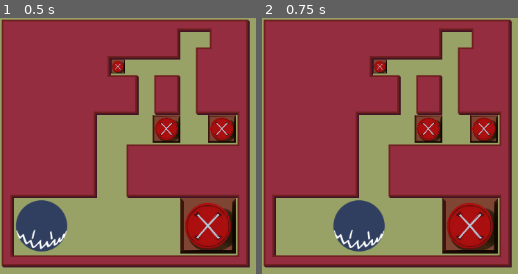
Above: before the commit, frames 1-2 (left to right).
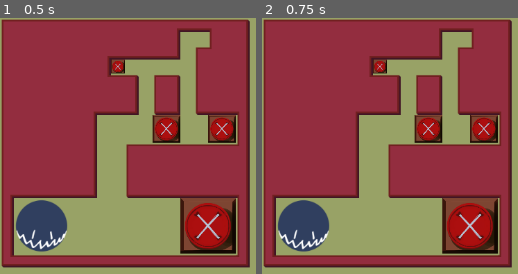
Above: after the commit, the same moments.

Repository: hulien22/gmtk2024
Game: Godot game, scene res://scenes/main.tscn
Two runs of this game, one before a commit and one after it. Both use one fixed random seed, a clock stepped at 60 frames per second and the inputs below.
Inputs:
- Up to frame 1 (0.5 s): no input
- Up to frame 2 (0.75 s): tap Enter (ui_accept) at 0.5 s; hold Right (ui_right) from 0.53 s (still down); hold X (ToggleSwitch) from 0.53 s (still down)

Frame 1 is identical in both runs. In frame 2, 6.4% of the frame differs, in the area x 6-49%, y 71-92%.

Commit message:
animation events

Diff:
--- a/scenes/rendered_level.tscn
+++ b/scenes/rendered_level.tscn
@@ -453,6 +453,7 @@
 script = ExtResource("3_avu2h")
 
 [node name="TileMapLayer" type="TileMapLayer" parent="."]
+visible = false
 
 [node name="GridOffset" type="Node2D" parent="."]
 
--- /dev/null
+++ b/scripts/animation_event.gd
@@ -0,0 +1,23 @@
+extends Resource
+class_name AnimationEvent
+
+enum AnimationType {
+	MOVED,
+	CRUSHED,
+	ACTIVATED,
+	DEACTIVATED,
+	# For the smaller guy
+	SPAWNED,
+	RETURNED,
+	# For the larger body
+	DECAPITATE,
+	REVIVE,
+}
+
+@export var obj_type: TileObj.TileType
+@export var posn: Vector2i
+@export var anim_type: AnimationType
+
+@export var new_posn: Vector2i
+@export var direction: Enums.Direction
+@export var size: TileObj.TileSize
--- a/scripts/level.gd
+++ b/scripts/level.gd
@@ -1,4 +1,6 @@
 class_name Level
+
+var rendered_level: RenderedLevel
 
 var starting_state: LevelState
 var state_stack: Array[LevelState] = []
@@ -7,6 +9,9 @@
 var level_name: String = "Unnamed Level"
 var width:int
 var height:int
+
+var animation_events: Array[AnimationEvent]
+
 # don't show flag when the stage has been completed once
 var completed:bool = false
 var dead:bool = false
@@ -25,14 +30,22 @@
 	return state_stack.back()
 
 func TryMove(dir: Enums.Direction) -> bool:
+	if dead:
+		return false
+
 	var cur_state: LevelState = CurrentState()
-
-	if dead:
-		return false
 
 	var player_body_obj: PlayerBodyObj = WillPlayerRejoin(dir)
 	if player_body_obj != null:
 		var new_state: LevelState = cur_state.custom_duplicate()
+
+		var smallplayer_anim: AnimationEvent = AnimationEvent.new()
+		smallplayer_anim.anim_type = AnimationEvent.AnimationType.RETURNED
+		smallplayer_anim.obj_type = TileObj.TileType.PLAYER
+		smallplayer_anim.posn = new_state.player.posn
+		smallplayer_anim.new_posn = player_body_obj.posn
+		animation_events.push_back(smallplayer_anim)
+
 		# delete body
 		for obj in new_state.collision_objects:
 			if obj.type == player_body_obj.type && obj.posn == player_body_obj.posn:
@@ -43,6 +56,13 @@
 		new_state.player.size = player_body_obj.size
 		new_state.player.direction = player_body_obj.direction
 
+		var bigplayer_anim: AnimationEvent = AnimationEvent.new()
+		bigplayer_anim.anim_type = AnimationEvent.AnimationType.REVIVE
+		bigplayer_anim.obj_type = TileObj.TileType.PLAYER
+		bigplayer_anim.posn = new_state.player.posn
+		bigplayer_anim.direction = new_state.player.direction
+		animation_events.push_back(bigplayer_anim)
+
 		UpdateState(new_state)
 		return true
 
@@ -51,6 +71,15 @@
 			# Can't move, but can change directions
 			var new_state: LevelState = cur_state.custom_duplicate()
 			new_state.player.direction = dir
+
+			var anim_event: AnimationEvent = AnimationEvent.new()
+			anim_event.anim_type = AnimationEvent.AnimationType.MOVED
+			anim_event.obj_type = TileObj.TileType.PLAYER
+			anim_event.posn = new_state.player.posn
+			anim_event.new_posn = new_state.player.posn
+			anim_event.direction = new_state.player.direction
+			animation_events.push_back(anim_event)
+
 			UpdateState(new_state)
 			return true
 		return false
@@ -61,9 +90,25 @@
 
 	# update player and moved_objs positions
 	var movement_vec: Vector2i = Enums.GetDirection(dir) * new_state.player.size
+
+	var player_anim: AnimationEvent = AnimationEvent.new()
+	player_anim.anim_type = AnimationEvent.AnimationType.MOVED
+	player_anim.obj_type = TileObj.TileType.PLAYER
+	player_anim.posn = new_state.player.posn
+	player_anim.new_posn = new_state.player.posn + movement_vec
+	player_anim.direction = dir
+	animation_events.push_back(player_anim)
 	new_state.player.posn = new_state.player.posn + movement_vec
 	new_state.player.direction = dir
+
 	if moved_obj != null:
+		var anim_event: AnimationEvent = AnimationEvent.new()
+		anim_event.anim_type = AnimationEvent.AnimationType.MOVED
+		anim_event.obj_type = moved_obj.type
+		anim_event.posn = moved_obj.posn
+		anim_event.new_posn = moved_obj.posn + movement_vec
+		animation_events.push_back(anim_event)
+
 		moved_obj.posn = moved_obj.posn + movement_vec
 	for obj in crushed_objs:
 		CrushBox(obj, new_state)
@@ -76,6 +121,7 @@
 func TrySummon() -> bool:
 	if dead:
 		return false
+
 	var state: LevelState = CurrentState()
 	if state.player.size == TileObj.TileSize.SMALL:
 		# already too small
@@ -89,6 +135,7 @@
 
 	# summon new guy!
 	var new_state: LevelState = state.custom_duplicate()
+
 	# turn current body into corpse
 	var body_obj:TileObj = PlayerBodyObj.new()
 	body_obj.CopyFromPlayer(state.player)
@@ -97,12 +144,29 @@
 	new_state.player.size = new_state.player.size / 2
 	new_state.player.posn = new_posn
 
+	var smallplayer_anim: AnimationEvent = AnimationEvent.new()
+	smallplayer_anim.anim_type = AnimationEvent.AnimationType.SPAWNED
+	smallplayer_anim.obj_type = TileObj.TileType.PLAYER
+	smallplayer_anim.posn = body_obj.posn
+	smallplayer_anim.new_posn = new_state.player.posn
+	smallplayer_anim.direction = new_state.player.direction
+	smallplayer_anim.size = new_state.player.size
+	animation_events.push_back(smallplayer_anim)
+
+	var bigplayer_anim: AnimationEvent = AnimationEvent.new()
+	bigplayer_anim.anim_type = AnimationEvent.AnimationType.DEACTIVATED
+	bigplayer_anim.obj_type = TileObj.TileType.PLAYER
+	bigplayer_anim.posn = body_obj.posn
+	bigplayer_anim.new_posn = body_obj.posn
+	animation_events.push_back(bigplayer_anim)
+
 	UpdateState(new_state)
 	return true
 
 func TryToggleSwitch() -> bool:
 	if dead:
 		return false
+
 	var state: LevelState = CurrentState()
 	var new_state: LevelState = state.custom_duplicate()
 	# see if we are on a switch of our size
@@ -112,6 +176,16 @@
 		   obj.CollidesWith(new_state.player.posn, new_state.player.size):
 			obj.activated = !obj.activated
 			updated = true
+
+			var anim_event: AnimationEvent = AnimationEvent.new()
+			if obj.activated:
+				anim_event.anim_type = AnimationEvent.AnimationType.ACTIVATED
+			else:
+				anim_event.anim_type = AnimationEvent.AnimationType.DEACTIVATED
+			anim_event.obj_type = obj.type
+			anim_event.posn = obj.posn
+			animation_events.push_back(anim_event)
+
 			break
 
 	if !updated:
@@ -139,9 +213,15 @@
 	# also need to update colors
 	ComputeLevelColorState(new_state)
 	while HandleLevelColorState(new_state):
-		ComputeLevelColorState(new_state) # crushed a box, recompute as may no longer be on a button
-
-	PlayAnim(new_state.player.size, new_state.player.posn)
+		 # crushed a box, recompute as may no longer be on a button
+		# TODO stagger PlayAnims ?? kinda weird with the crushed boxes and buttons..
+		# one thought, have a secondary animation_events, crushed boxes in HandleLevelColorState go there
+		# then we play anim here, and swap in secondary animation_events
+		PlayAnim()
+		ComputeLevelColorState(new_state)
+
+	#PlayAnim(new_state.player.size, new_state.player.posn)
+	PlayAnim()
 	state_stack.push_back(new_state)
 
 func ComputeLevelColorState(new_state: LevelState):
@@ -152,12 +232,24 @@
 				new_state.level_color_states[obj.color] = !new_state.level_color_states[obj.color]
 		elif obj.type == TileObj.TileType.BUTTON:
 			# check if we have an object on us - obj also needs to be our size or larger
+			var button_is_activated = false
 			for top_obj in new_state.collision_objects:
 				if top_obj.size >= obj.size && top_obj.CollidesWith(obj.posn, obj.size):
-					new_state.level_color_states[obj.color] = !new_state.level_color_states[obj.color]
+					button_is_activated = true
 					break
-			if new_state.player.size >= obj.size && new_state.player.CollidesWith(obj.posn, obj.size):
+			if !button_is_activated && new_state.player.size >= obj.size && new_state.player.CollidesWith(obj.posn, obj.size):
+				button_is_activated = true
+			if button_is_activated:
 				new_state.level_color_states[obj.color] = !new_state.level_color_states[obj.color]
+
+			var anim_event: AnimationEvent = AnimationEvent.new()
+			if button_is_activated:
+				anim_event.anim_type = AnimationEvent.AnimationType.ACTIVATED
+			else:
+				anim_event.anim_type = AnimationEvent.AnimationType.DEACTIVATED
+			anim_event.obj_type = obj.type
+			anim_event.posn = obj.posn
+			animation_events.push_back(anim_event)
 
 
 # Returns whether or not we deleted stuff - requires a recompute of colors
@@ -208,9 +300,21 @@
 	for wall in deactivated_walls:
 		new_state.bg_objects.push_back(wall)
 		new_state.collision_objects.erase(wall)
+
+		var anim_event: AnimationEvent = AnimationEvent.new()
+		anim_event.anim_type = AnimationEvent.AnimationType.DEACTIVATED
+		anim_event.obj_type = wall.type
+		anim_event.posn = wall.posn
+		animation_events.push_back(anim_event)
 	for wall in activated_walls:
 		new_state.collision_objects.push_back(wall)
 		new_state.bg_objects.erase(wall)
+
+		var anim_event: AnimationEvent = AnimationEvent.new()
+		anim_event.anim_type = AnimationEvent.AnimationType.ACTIVATED
+		anim_event.obj_type = wall.type
+		anim_event.posn = wall.posn
+		animation_events.push_back(anim_event)
 
 	return crushed_box
 
@@ -361,6 +465,13 @@
 
 func CrushBox(obj: TileObj, new_state: LevelState):
 	assert(obj.type == TileObj.TileType.BOX)
+
+	var anim_event: AnimationEvent = AnimationEvent.new()
+	anim_event.anim_type = AnimationEvent.AnimationType.CRUSHED
+	anim_event.obj_type = obj.type
+	anim_event.posn = obj.posn
+	animation_events.push_back(anim_event)
+
 	# Add crushed object tile (to show debris)
 	var new_obj:TileObj = CrushedBoxObj.new()
 	new_obj.posn = obj.posn
@@ -369,8 +480,10 @@
 	new_state.bg_objects.push_back(new_obj)
 	new_state.collision_objects.erase(obj)
 
-func PlayAnim(size, new_pos):
-	player_moved.emit(size, new_pos)
+func PlayAnim():
+	#player_moved.emit(size, new_pos)
+	rendered_level.ProcessAnimationEvents(animation_events)
+	animation_events.clear()
 
 static func GetSizeFromChar(c: String) -> TileObj.TileSize:
 	match c:
--- a/scripts/main.gd
+++ b/scripts/main.gd
@@ -139,6 +139,7 @@
 	level = Level.new()
 	level.LoadLevelFromText(levelstr)
 	level.DEBUG_PrintState(level.CurrentState())
+	level.rendered_level = $RenderedLevel
 	$RenderedLevel.init(level)
 
 func _input(event):
--- a/scripts/render/rendered_level.gd
+++ b/scripts/render/rendered_level.gd
@@ -1,10 +1,13 @@
 extends Node2D
+class_name RenderedLevel
 
 @export var border_size: int = 10
 @export var tile_size: int = 3
 
 @export var button_scn: PackedScene
 @export var switch_scn: PackedScene
+
+
 
 # Called when the node enters the scene tree for the first time.
 func _ready() -> void:
@@ -28,8 +31,8 @@
 			#$GridOffset.add_child(node)
 			pass
 
-
-
-# Called every frame. 'delta' is the elapsed time since the previous frame.
-func _process(delta: float) -> void:
+func ProcessAnimationEvents(events: Array[AnimationEvent]):
+	for event in events:
+		# find corresponding object
+		print("EVENT: ", var_to_str(event))
 	pass
Not shown: 1 places in scenes/rendered_level.tscn that only renumber resources
